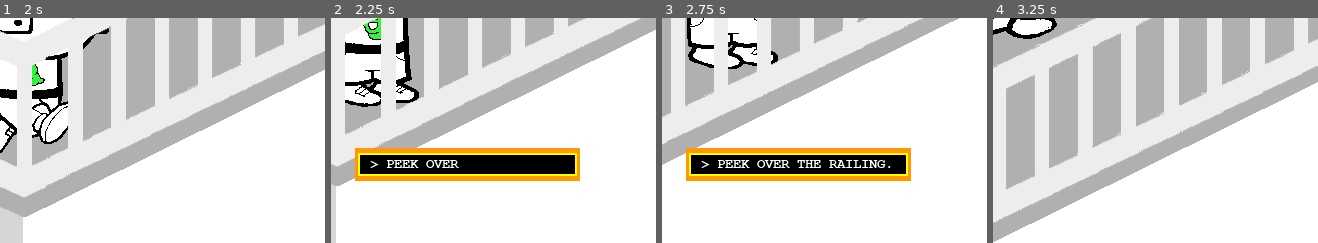
Above: before the commit, frames 1-4 (left to right).
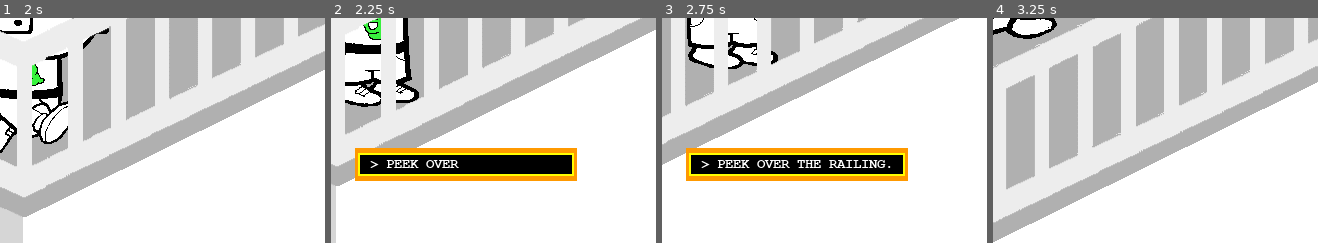
Above: after the commit, the same moments.

Repository: Sharkalien/Godot-YOU-THERE.-BOY.-Walkaround
Game: Godot game, scene res://Rooms/Balcony/Balcony.tscn
The game is run twice, just before and just after one commit, with the same random seed, the same clock (stepped at 60 frames per second) and the same inputs.
Inputs (mouse positions are % of the whole screen's width and height, from its top left):
- Up to frame 1 (2 s): tap Enter at 0.5 s; move the mouse to (34, 5) at 0.52 s; hold Right (ui_right) 0.53-1.28 s; click (34, 5) at 0.6 s; move the mouse to (8, 5) at 1.27 s; hold Down (ui_down) from 1.28 s (still down); click (8, 5) at 1.35 s
- Up to frame 2 (2.25 s): move the mouse to (55, 79) at 2.02 s; release Down (ui_down) at 2.03 s; hold Right (ui_right) from 2.03 s (still down); click (55, 79) at 2.1 s
- Up to frame 3 (2.75 s): keep holding Right (ui_right)
- Up to frame 4 (3.25 s): move the mouse to (32, 35) at 2.77 s; release Right (ui_right) at 2.78 s; hold Up (ui_up) from 2.78 s (still down); click (32, 35) at 2.85 s
The pictures show only the part of the screen within x 50-100%, y 50-100%; the shares and areas given below are measured in that part.

Frame 1 is identical in both runs. In frame 2, 0.3% of the frame differs, in the area x 74-77%, y 57-73%; in frame 3, 0.3%; in frame 4, nothing differs.

Commit message:
Forgot to use normal_font instead of font, unfreakingbelievable

Diff:
--- a/Project/Player/Player.tscn
+++ b/Project/Player/Player.tscn
@@ -157,16 +157,41 @@
 "warpScene": "",
 "zoomImage": ""
 }, {
-"clicks": 0,
+"clicks": 2,
 "command": "> BOY. LISTEN TO ME, BOY.",
 "dialog": "His name is John, you nincompoop."
 }, {
+"clicks": 3,
+"command": "> BOY WHO IS JOHN. DO AS I SAY.",
+"dialog": "What would you like 'BOY WHO IS JOHN' to do?"
 }, {
+"clicks": 4,
+"command": "> OBEY MY COMMANDS, JOHN BOY.",
+"dialog": "And those commands would be...?"
 }, {
+"clicks": 5,
+"command": "> I WOULD LIKE THE BOY TO INTERACT WITH HIS ENVIRONMENT IN A CONSTRUCTIVE MANNER.",
+"dialog": "Maybe you should be a little more specific?"
 }, {
+"clicks": 6,
+"command": "> HAVE THE BOY ASSESS HIS CURRENT SITUATION.",
+"dialog": "I'm afraid I can't 'HAVE THE BOY' do that. Tell him to do it yourself!"
 }, {
+"clicks": 7,
+"command": "> VERY WELL.",
+"dialog": "...\\n\\nOk."
 }, {
+"clicks": 8,
+"command": "> ==>",
+"dialog": "That instruction does not do anything at the moment!!!"
 }, {
+"clicks": 9,
+"command": "> ==>",
+"dialog": "Sigh. Could you please turn the controls over to a more competent user?"
+}, {
+"clicks": 0,
+"command": "> ASLFSAKLADAK",
+"dialog": "Increasingly sophomoric.\\n\\nAlso, you almost spelled 'SALAD' in there."
 } ]
 
 [node name="CollisionPolygon2D" type="CollisionPolygon2D" parent="PlayerArea2D"]
--- a/Project/Scripts/Interactable.gd
+++ b/Project/Scripts/Interactable.gd
@@ -7,9 +7,7 @@
 export (bool) var multiCommand = false
 
 var clicks:int = 0
-
 var selected = false;
-
 var commandBox = load("res://UI/Command Box/Command_Player.tscn")
 
 func _ready():
@@ -51,7 +49,7 @@
 		print(clicks)
 		check_interactable_dict(commandBoxInstance)
 		commandBoxInstance.rect_global_position = click;
-#		commandBoxInstance.rect_size.x = commandBoxInstance.label.get_font("font").get_string_size(commandBoxInstance.label.text).x + 50;
+#		commandBoxInstance.rect_size.x = commandBoxInstance.label.get_font("normal_font").get_string_size(commandBoxInstance.label.text).x + 30;
 		commandBoxInstance.get_node("MarginContainer/VBoxContainer/RichTextLabel").bbcode_text = "";
 		width = commandBoxInstance.rect_size.x
 		clicks = interactDialog[clicks].clicks
--- a/Project/UI/Audio/Audio.gd
+++ b/Project/UI/Audio/Audio.gd
@@ -27,9 +27,6 @@
 	Global.hoverNodes.erase(self);
 
 func _process(_delta):
-	var cTrans = get_canvas_transform()
-	global_position = -cTrans.get_origin() / cTrans.get_scale()
-
 	var time = 0.2;
 	if (Global.dialogOpen && !Global.dialogDone && !Global.dialogClosing && !faded):
 		faded = true;
--- a/Project/UI/Command Box/Command_Player.gd
+++ b/Project/UI/Command Box/Command_Player.gd
@@ -20,7 +20,7 @@
 
 func _process(_delta):
 	label.text = command
-	commandBox.rect_min_size.x = label.get_font("font").get_string_size(label.text).x + 55
+	commandBox.rect_min_size.x = label.get_font("normal_font").get_string_size(label.text).x + 30
 	typed = command.left(timer);
 	if (timer < command.length() + 2):
 		timer += 2;
@@ -56,4 +56,4 @@
 		elif (Global.dialogsNode):
 			var dialogBoxInstance = dialogBox.instance();
 			Global.dialogsNode.add_child(dialogBoxInstance);
-			dialogBoxInstance.dialog = dialog;
+			dialogBoxInstance.dialog = dialog.replace("\\n", "\n");
--- a/Project/UI/Dialog Box/Dialog_Player.gd
+++ b/Project/UI/Dialog Box/Dialog_Player.gd
@@ -13,7 +13,8 @@
 	animPlayer.play("Open")
 
 func _process(_delta):
-	dialog = dialog.replace("\\n", "\n")
+#	print(dialog)
+#	dialog = dialog.replace("\\n", "\n")
 	if (!Global.dialogClosing && !free):
 		if (timer < dialog.length() + 2):
 			timer += 2;
--- a/Project/UI/Zoom Image/Zoom_Image.gd
+++ b/Project/UI/Zoom Image/Zoom_Image.gd
@@ -1,11 +1,8 @@
 extends Control
 
 var dialog = "";
-
 var selected = false;
-
 var dialogBoxInstance;
-
 var dialogBox = load("res://UI/Dialog Box/Dialog_Player.tscn")
 
 func _on_mouse_entered()->void:
